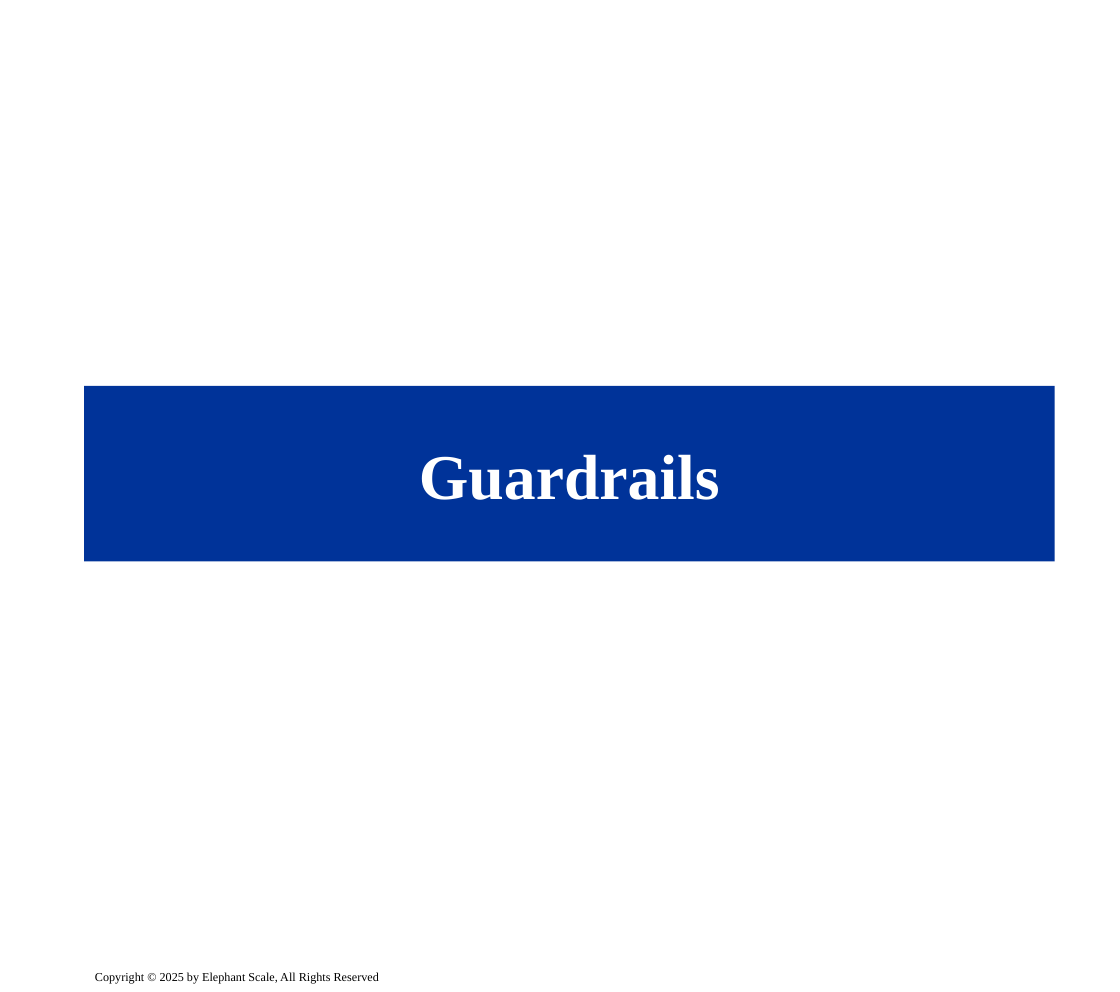
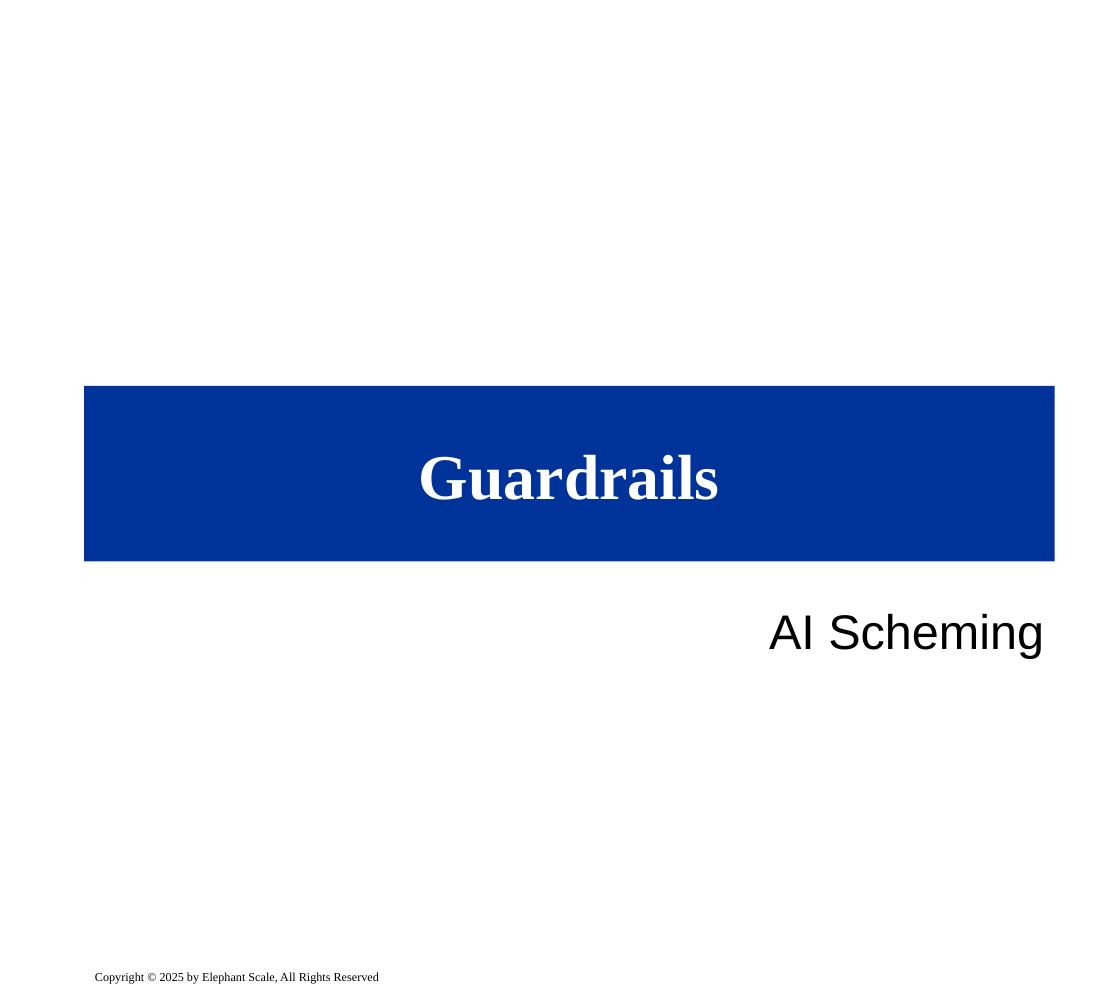
Before and after one commit to elephantscale/ai-and-cybersecurity, a slide deck: slide 1 of release/09__Guardrails.pptx. Drawn at 1120x992 pixels with LibreOffice and Linux fonts; fonts in the diff are those of the drawing; background and template pictures are left out. Boxes give left, top, right and bottom in pixels: in the first picture for what was removed or moved away, otherwise in the second. Text is boxed around its words. In the diff, an @@ line names an element or a change of style, - is before the commit and + after.

Commit message:
guard

```diff
--- a/release/09__Guardrails.pptx
+++ b/release/09__Guardrails.pptx
@@ subtitle added at box(769, 613, 1044, 659), 32 pt, text #000000 @@
+AI Scheming
```
Also in this commit, not shown: 3 slides added.
